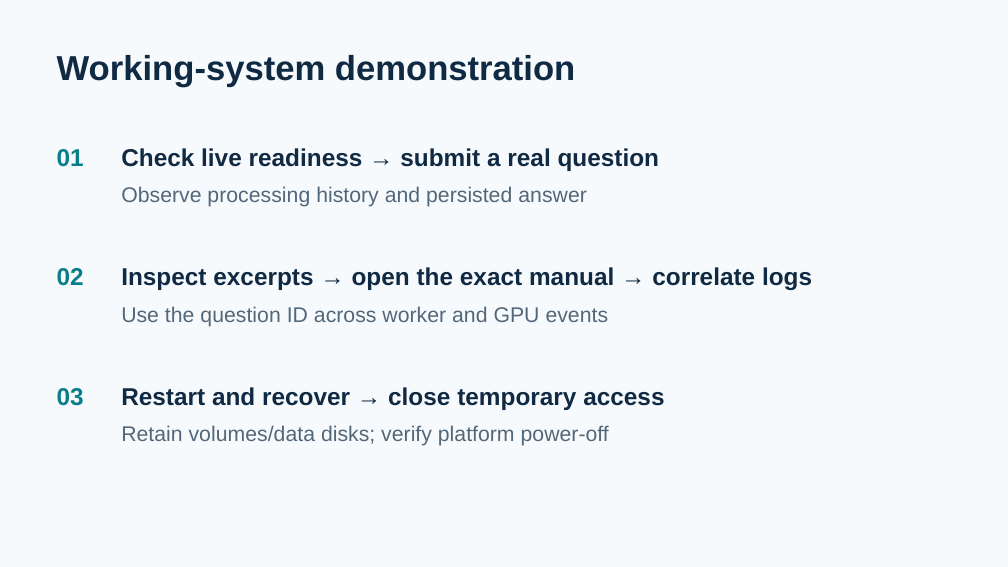
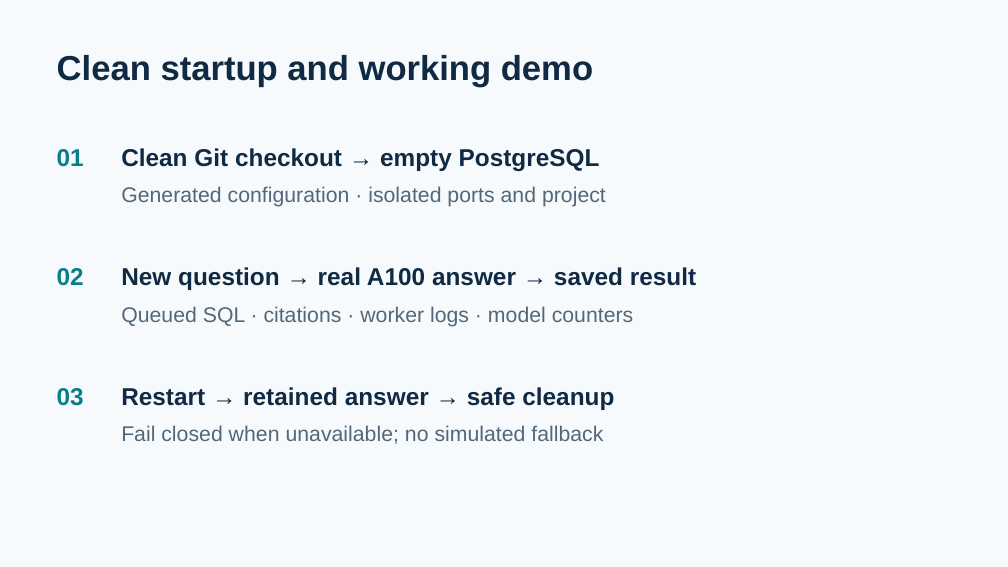
Before and after one commit to HBJZoyd/maie6000c, a slide deck: slide 7 of submissions/week13/Odie_W13_Final_Demo.pptx. Drawn at 1008x567 pixels with LibreOffice and Linux fonts; fonts in the diff are those of the drawing. Boxes give left, top, right and bottom in pixels: in the first picture for what was removed or moved away, otherwise in the second. Text is boxed around its words. In the diff, an @@ line names an element or a change of style, - is before the commit and + after.

Commit message:
Complete clean-start verification and refresh Odie final delivery

```diff
--- a/submissions/week13/Odie_W13_Final_Demo.pptx
+++ b/submissions/week13/Odie_W13_Final_Demo.pptx
@@ text at box(57, 55, 593, 87): text changed @@
-Working-system demonstration
+Clean startup and working demo
@@ text at box(121, 148, 600, 171): text changed @@
-Check live readiness → submit a real question
+Clean Git checkout → empty PostgreSQL
@@ text at box(121, 186, 606, 207): text changed @@
-Observe processing history and persisted answer
+Generated configuration · isolated ports and project
@@ text at box(121, 267, 696, 290): text changed @@
-Inspect excerpts → open the exact manual → correlate logs
+New question → real A100 answer → saved result
@@ text at box(121, 306, 634, 327): text changed @@
-Use the question ID across worker and GPU events
+Queued SQL · citations · worker logs · model counters
@@ text at box(121, 387, 614, 410): text changed @@
-Restart and recover → close temporary access
+Restart → retained answer → safe cleanup
@@ text at box(121, 425, 603, 444): text changed @@
-Retain volumes/data disks; verify platform power-off
+Fail closed when unavailable; no simulated fallback
```
Also in this commit, not shown: 3 other slides changed, 33 other files.
